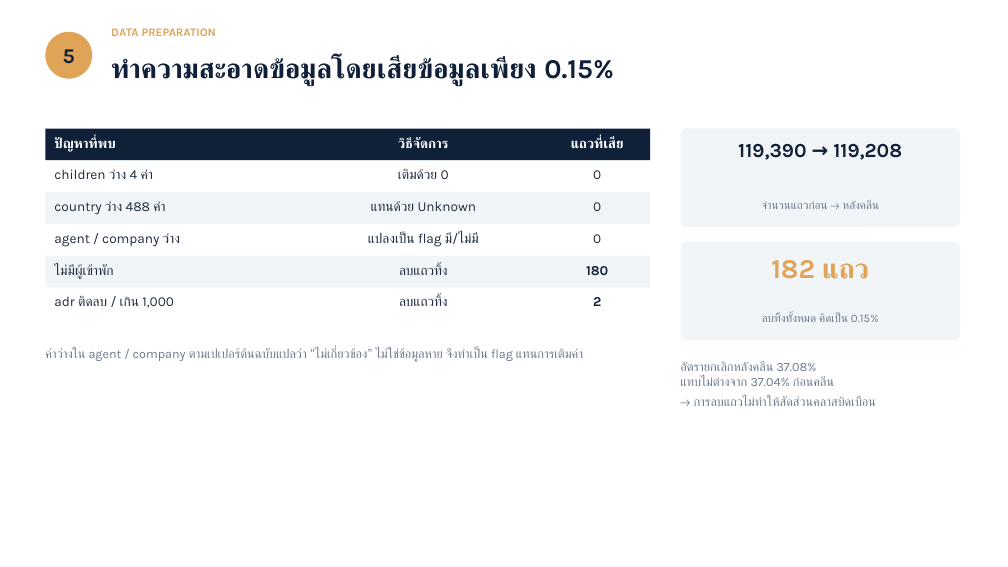
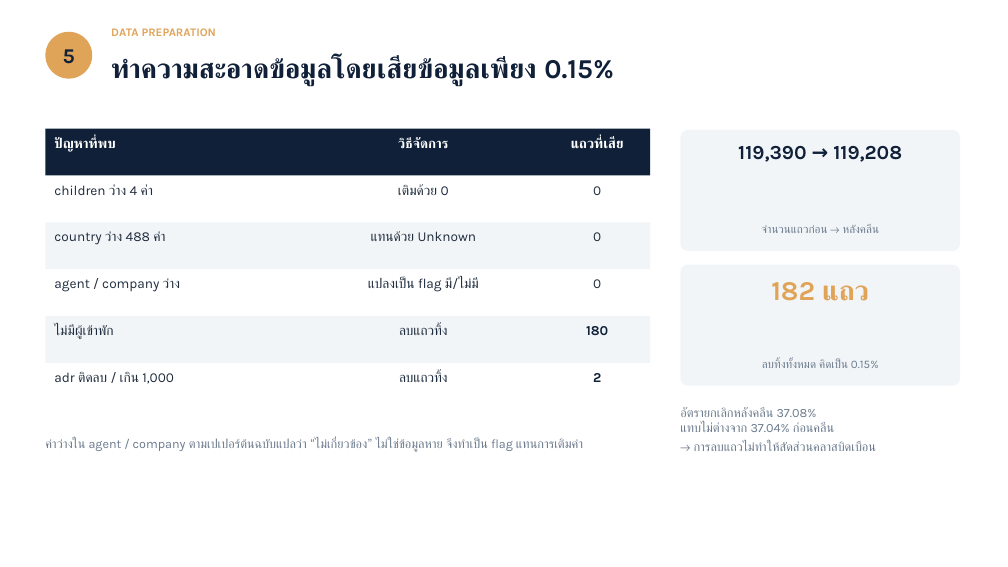
Before and after one commit to Hake2549/ML, a slide deck: slide 5 of slides/Hotel-Booking-Cancellation-Prediction.pptx. Drawn at 1008x567 pixels with LibreOffice and Linux fonts; fonts in the diff are those of the drawing. Boxes give left, top, right and bottom in pixels: in the first picture for what was removed or moved away, otherwise in the second. Text is boxed around its words. In the diff, an @@ line names an element or a change of style, - is before the commit and + after.

```diff
--- a/slides/Hotel-Booking-Cancellation-Prediction.pptx
+++ b/slides/Hotel-Booking-Cancellation-Prediction.pptx
@@ rectangle: place and size @@
-rectangle at (45, 129, 650, 160)
+rectangle at (45, 129, 650, 175)
@@ rounded rectangle: place and size @@
-rounded rectangle at (681, 129, 960, 227)
+rounded rectangle at (681, 130, 960, 251)
@@ text "children ว่าง 4 ค่า": place and size @@
-text "children ว่าง 4 ค่า" at (54, 169, 153, 179)
+text "children ว่าง 4 ค่า" at (54, 184, 153, 195)
@@ text "เติมด้วย 0": place and size @@
-text "เติมด้วย 0" at (398, 169, 449, 179)
+text "เติมด้วย 0" at (398, 184, 449, 195)
@@ text "0": place and size @@
-text "0" at (593, 170, 601, 179)
+text "0" at (593, 186, 601, 195)
@@ rectangle: place and size @@
-rectangle at (45, 192, 650, 224)
+rectangle at (45, 222, 650, 269)
@@ text "country ว่าง 488 ค่า": place and size @@
-text "country ว่าง 488 ค่า" at (54, 201, 165, 215)
+text "country ว่าง 488 ค่า" at (54, 231, 165, 245)
@@ text "แทนด้วย Unknown": place and size @@
-text "แทนด้วย Unknown" at (371, 201, 477, 211)
+text "แทนด้วย Unknown" at (371, 231, 477, 241)
@@ text "0": place and size @@
-text "0" at (593, 202, 601, 211)
+text "0" at (593, 232, 601, 241)
@@ text "จำนวนแถวก่อน → หลังคลีน": place and size @@
-text "จำนวนแถวก่อน → หลังคลีน" at (761, 200, 879, 209)
+text "จำนวนแถวก่อน → หลังคลีน" at (761, 224, 879, 233)
@@ rounded rectangle: place and size @@
-rounded rectangle at (681, 242, 960, 340)
+rounded rectangle at (681, 265, 960, 386)
@@ text "agent / company ว่าง": place and size @@
-text "agent / company ว่าง" at (54, 233, 180, 247)
+text "agent / company ว่าง" at (54, 278, 180, 292)
@@ text "แปลงเป็น flag มี/ไม่มี": place and size @@
-text "แปลงเป็น flag มี/ไม่มี" at (368, 232, 479, 247)
+text "แปลงเป็น flag มี/ไม่มี" at (368, 278, 479, 292)
@@ text "0": place and size @@
-text "0" at (593, 234, 601, 243)
+text "0" at (593, 279, 601, 288)
@@ text "182 แถว": place and size @@
-text "182 แถว" at (771, 260, 869, 279)
+text "182 แถว" at (771, 282, 869, 301)
@@ rectangle: place and size @@
-rectangle at (45, 256, 650, 287)
+rectangle at (45, 316, 650, 363)
@@ text "ไม่มีผู้เข้าพัก": place and size @@
-text "ไม่มีผู้เข้าพัก" at (54, 264, 113, 279)
+text "ไม่มีผู้เข้าพัก" at (54, 324, 113, 339)
@@ text "ลบแถวทิ้ง": place and size @@
-text "ลบแถวทิ้ง" at (399, 264, 448, 275)
+text "ลบแถวทิ้ง" at (399, 324, 448, 335)
@@ text "180": place and size @@
-text "180" at (586, 266, 608, 275)
+text "180" at (586, 326, 608, 335)
@@ text "ลบทิ้งทั้งหมด คิดเป็น 0.15%": place and size @@
-text "ลบทิ้งทั้งหมด คิดเป็น 0.15%" at (762, 314, 879, 322)
+text "ลบทิ้งทั้งหมด คิดเป็น 0.15%" at (762, 359, 879, 368)
@@ text "adr ติดลบ / เกิน 1,000": place and size @@
-text "adr ติดลบ / เกิน 1,000" at (54, 296, 174, 308)
+text "adr ติดลบ / เกิน 1,000" at (54, 372, 174, 384)
@@ text "ลบแถวทิ้ง": place and size @@
-text "ลบแถวทิ้ง" at (399, 296, 448, 306)
+text "ลบแถวทิ้ง" at (399, 371, 448, 382)
@@ text "2": place and size @@
-text "2" at (593, 297, 601, 306)
+text "2" at (593, 373, 601, 382)
@@ text "อัตรายกเลิกหลังคลีน 37.08% แทบไม่ต่างจาก 37.04% ก่อนคลีน ...": place and size @@
-text "อัตรายกเลิกหลังคลีน 37.08% แทบไม่ต่างจาก 37.04% ก่อนคลีน ..." at (680, 361, 876, 406)
+text "อัตรายกเลิกหลังคลีน 37.08% แทบไม่ต่างจาก 37.04% ก่อนคลีน ..." at (680, 407, 876, 451)
@@ text "ค่าว่างใน agent / company ตามเปเปอร์ต้นฉบับแปลว่า ...": place and size @@
-text "ค่าว่างใน agent / company ตามเปเปอร์ต้นฉบับแปลว่า ..." at (45, 348, 583, 362)
+text "ค่าว่างใน agent / company ตามเปเปอร์ต้นฉบับแปลว่า ..." at (45, 438, 583, 452)
```
Also in this commit, not shown: 7 other slides changed, 5 other files.
